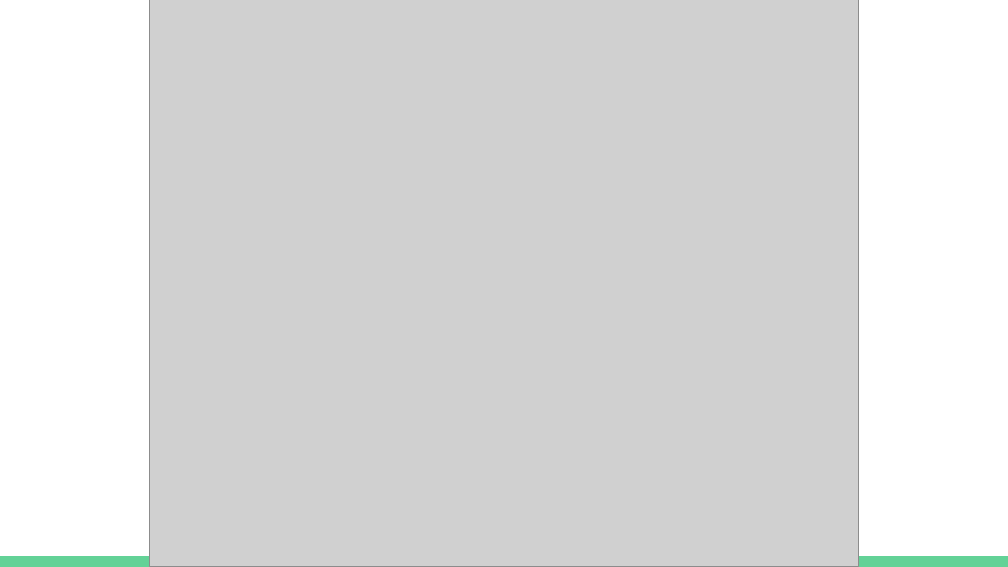
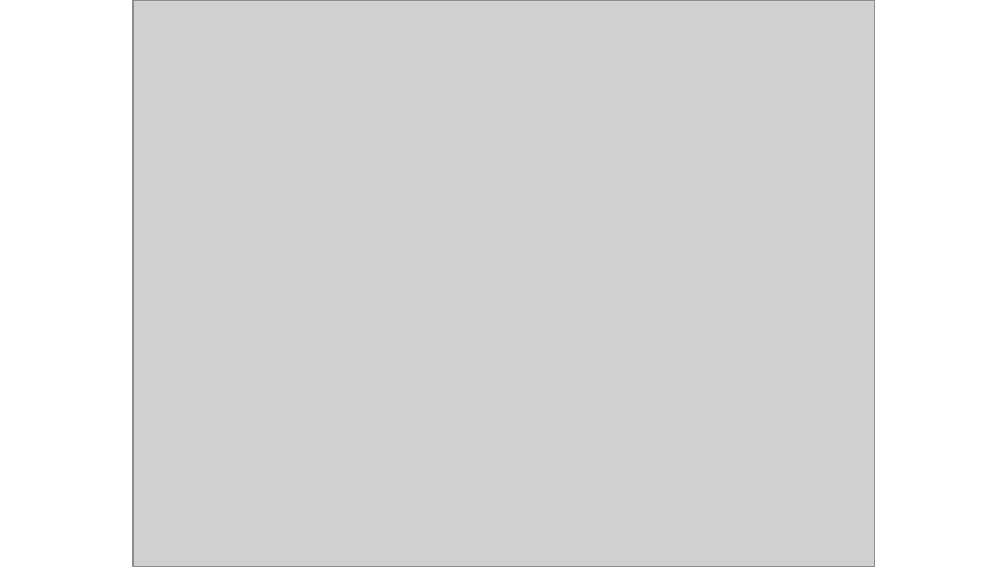
Before and after one commit to PPE2020Ankara/Grup1, a slide deck: slide 12 of Rapor/Grup-1.pptx (slide 13 before the commit). Drawn at 1008x567 pixels with LibreOffice and Linux fonts; fonts in the diff are those of the drawing; grey boxes stand for pictures. Boxes give left, top, right and bottom in pixels: in the first picture for what was removed or moved away, otherwise in the second. Text is boxed around its words. In the diff, an @@ line names an element or a change of style, - is before the commit and + after.

```diff
--- a/Rapor/Grup-1.pptx
+++ b/Rapor/Grup-1.pptx
@@ picture resized from (x1=149, y1=0, x2=859, y2=567) to (x1=133, y1=0, x2=875, y2=566) @@
@@ rectangle removed at (x1=0, y1=556, x2=1008, y2=567) @@
```
Also in this commit, not shown: 10 other slides changed, 3 slides added, 1 slide removed.
